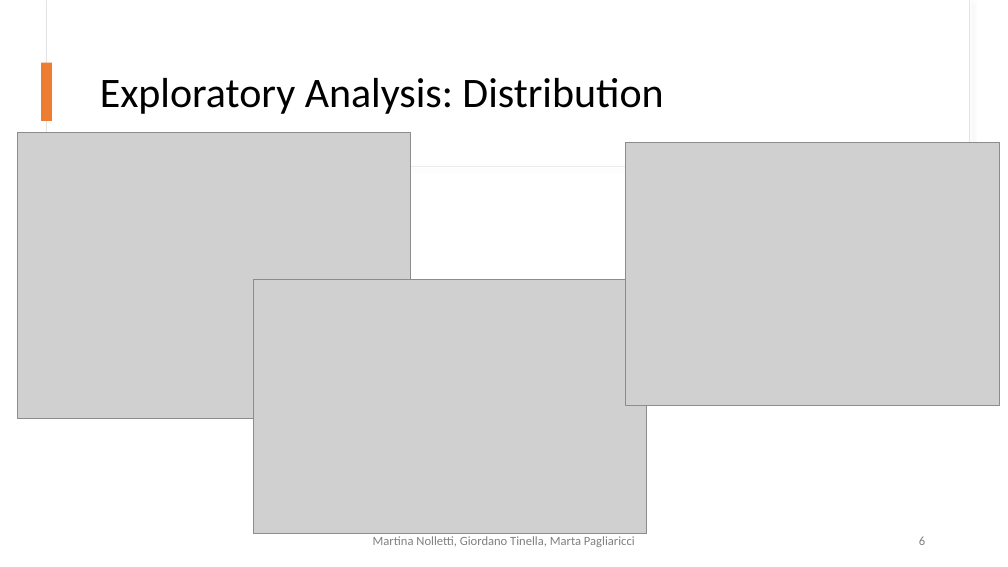
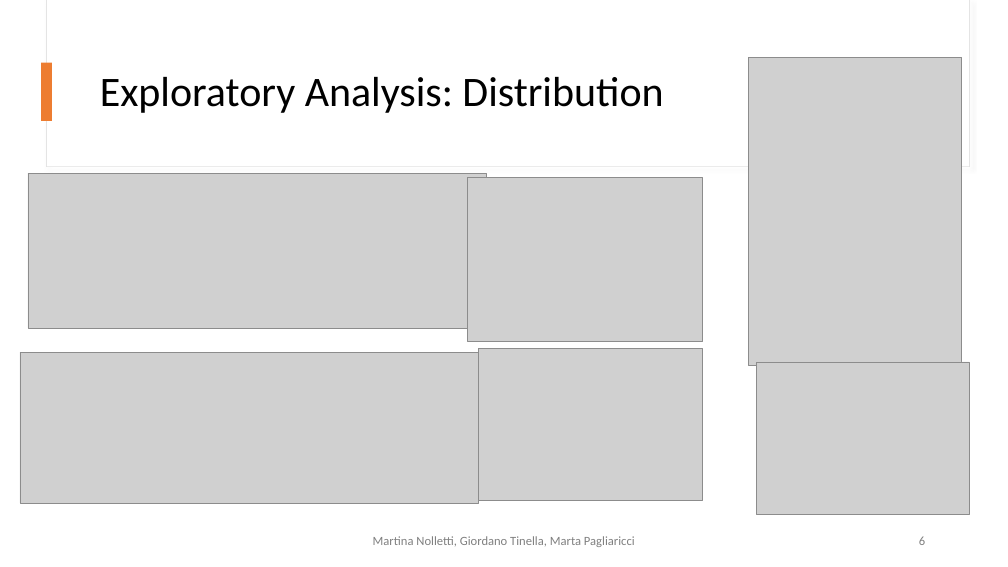
Before and after one commit to GiordanoT/predictive-analytics, a slide deck: slide 6 of DataAnalytics_DatasetActivities.pptx. Drawn at 1008x567 pixels with LibreOffice and Linux fonts; fonts in the diff are those of the drawing; grey boxes stand for pictures. Boxes give left, top, right and bottom in pixels: in the first picture for what was removed or moved away, otherwise in the second. Text is boxed around its words. In the diff, an @@ line names an element or a change of style, - is before the commit and + after.

```diff
--- a/DataAnalytics_DatasetActivities.pptx
+++ b/DataAnalytics_DatasetActivities.pptx
@@ picture added at [749, 57, 963, 365] @@
@@ picture removed at [17, 132, 411, 419] @@
@@ picture removed at [626, 142, 999, 405] @@
@@ picture added at [28, 173, 486, 328] @@
@@ picture added at [468, 178, 703, 342] @@
@@ picture removed at [253, 279, 647, 534] @@
@@ picture added at [20, 352, 478, 503] @@
@@ picture added at [479, 349, 703, 501] @@
@@ picture added at [756, 362, 969, 514] @@
```
Also in this commit, not shown: 2 other slides changed.
